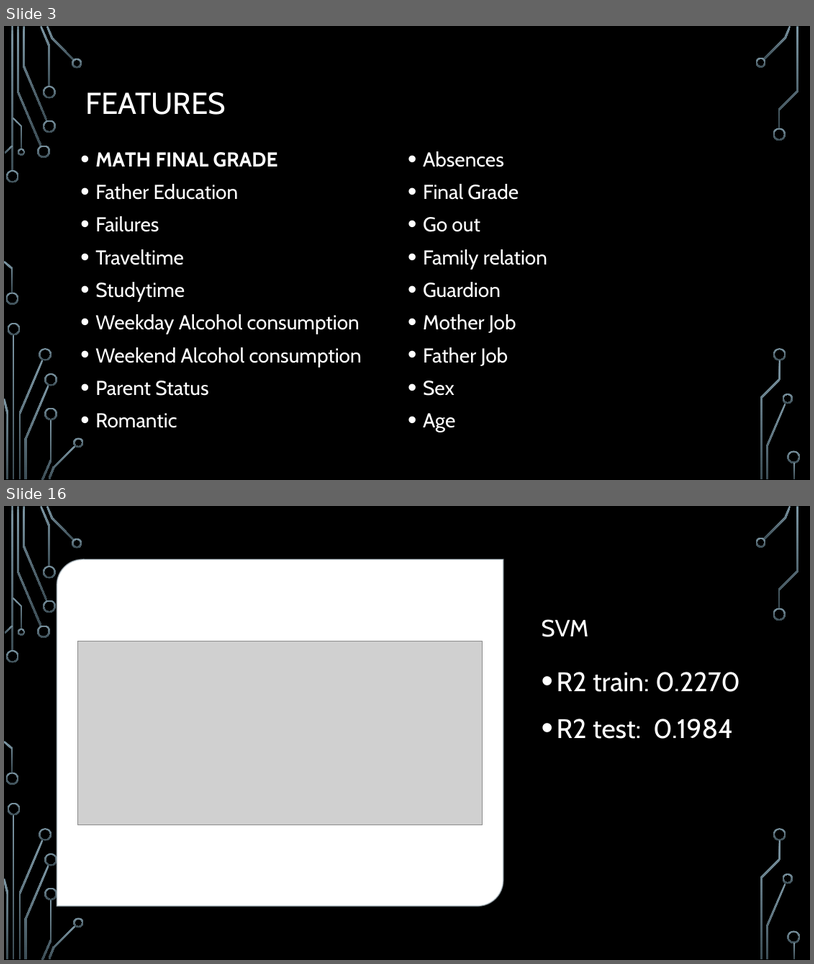
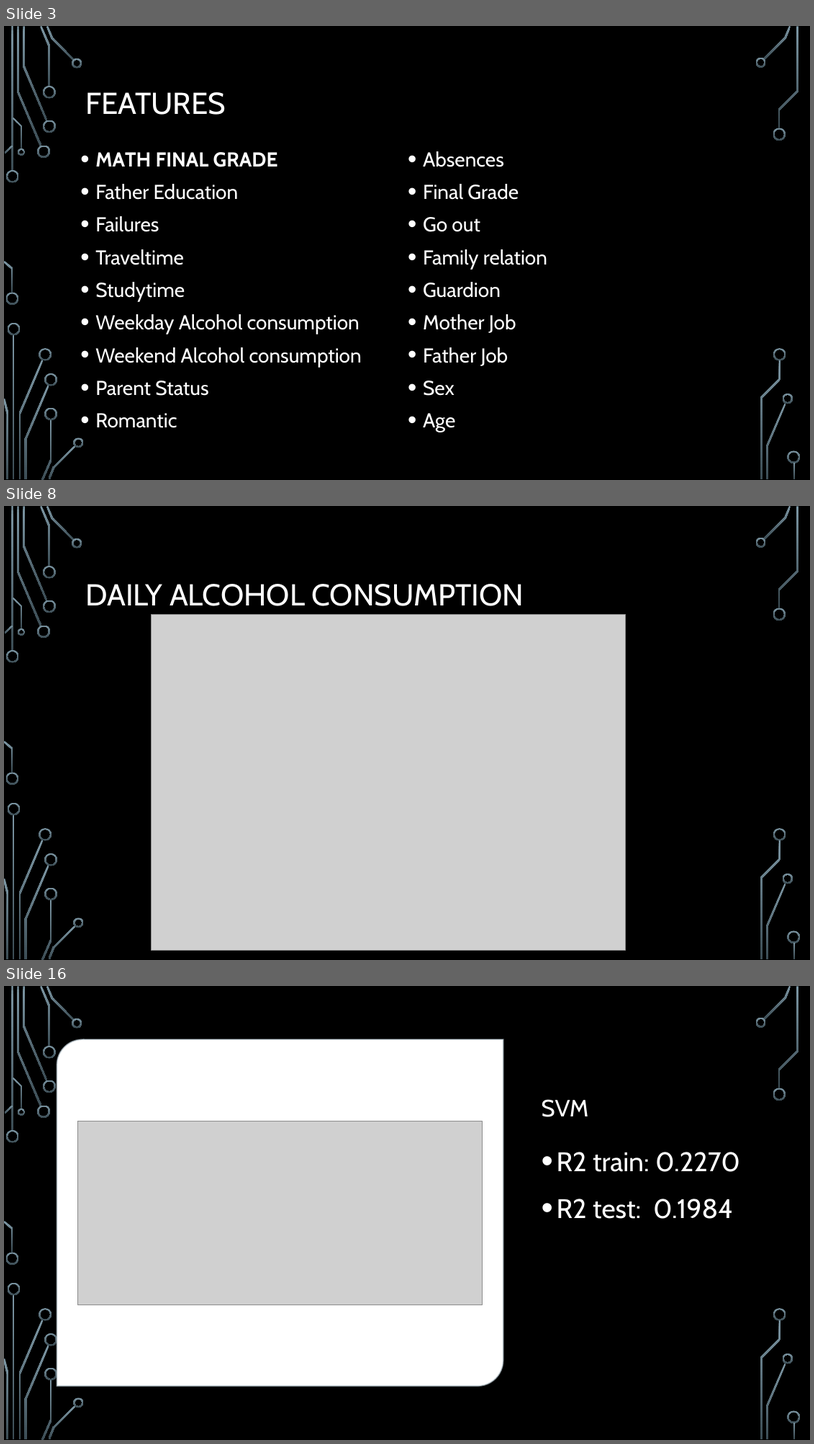
Before and after one commit to bugraefendi/ML-Grades, a slide deck: UpdateMachine Learning I Short Project.pptx. Shown one above the other, each under a label of ours: slides 3 and 16 before the commit, slides 3, 8 and 16 after it; the slides between them are not shown. The pictures are 814x964 and 814x1444 pixels, drawn with LibreOffice and Linux fonts; fonts in the diff are those of the drawing; grey boxes stand for pictures; background and template pictures are left out. Boxes give left, top, right and bottom in pixels: in the first picture for what was removed or moved away, otherwise in the second. Text is boxed around its words. In the diff, an @@ line names an element or a change of style, - is before the commit and + after.

```diff
--- a/UpdateMachine Learning I Short Project.pptx
+++ b/UpdateMachine Learning I Short Project.pptx
@@ slide 8 added at [4, 506, 810, 960], background picture (left out); not listed: 36 template elements that a slide beside it also shows @@
@@ title added at [85, 584, 525, 606], 36 pt, text #FFFFFF @@
+DAILY ALCOHOL CONSUMPTION
@@ picture added at [151, 614, 626, 950] @@
```
Also in this commit, not shown: 9 slides changed, 5 other slides added, 5 slides removed, 1 other file.
